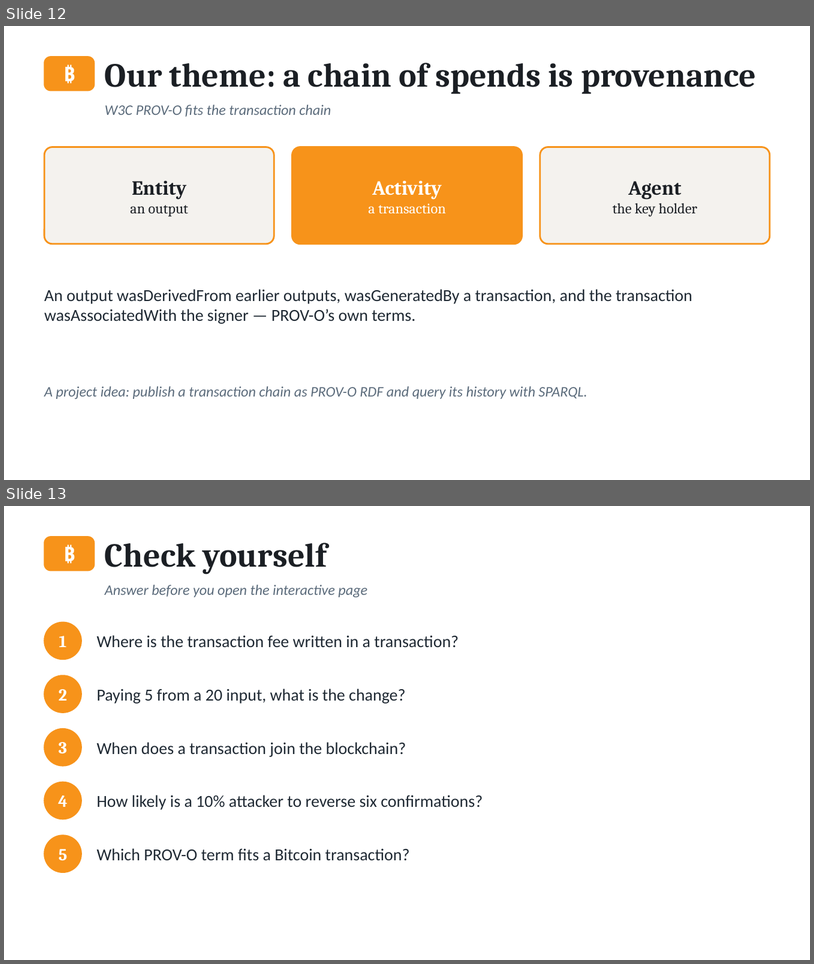
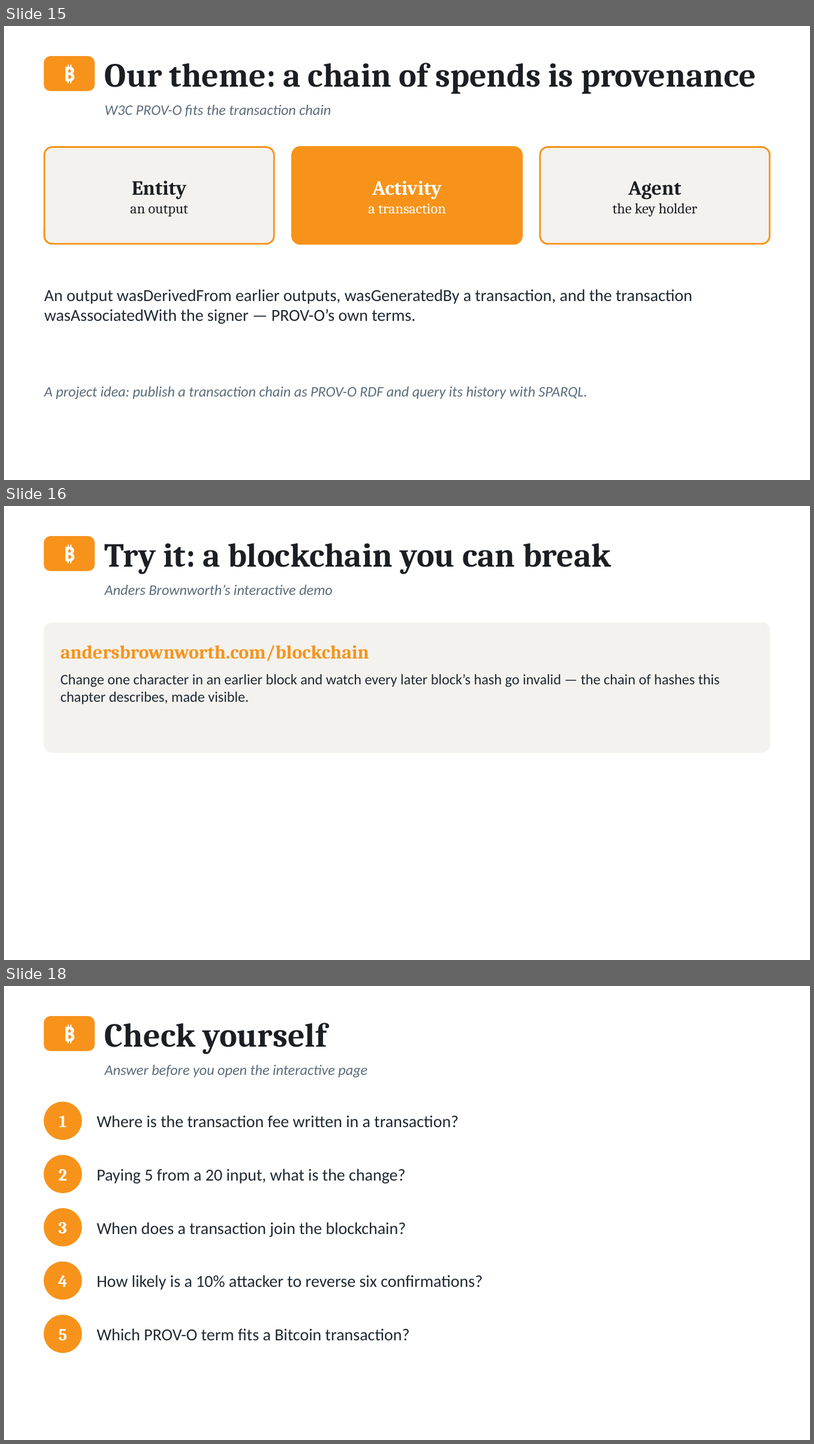
Before and after one commit to altunelyusuf/SEN0401, a slide deck: 03-materials/ch02/SEN0401_Ch02_HowBitcoinWorks_3e.pptx. Shown one above the other, each under a label of ours: slides 12 and 13 before the commit, slides 15, 16 and 18 after it; the slides between them are not shown. The pictures are 814x964 and 814x1444 pixels, drawn with LibreOffice and Linux fonts; fonts in the diff are those of the drawing. Boxes give left, top, right and bottom in pixels: in the first picture for what was removed or moved away, otherwise in the second. Text is boxed around its words. In the diff, an @@ line names an element or a change of style, - is before the commit and + after.

```diff
--- a/03-materials/ch02/SEN0401_Ch02_HowBitcoinWorks_3e.pptx
+++ b/03-materials/ch02/SEN0401_Ch02_HowBitcoinWorks_3e.pptx
@@ slide 16 added at box(4, 506, 810, 960), background #FFFFFF @@
@@ rounded rectangle added at box(44, 537, 95, 571), fill #F7931A, outline #F7931A 1 pt @@
@@ text added at box(44, 537, 95, 571), 18 pt, text #FFFFFF, bold @@
+₿
@@ text added at box(105, 543, 611, 574), 30 pt, text #1B1F24, bold @@
+Try it: a blockchain you can break
@@ text added at box(105, 585, 333, 595), 13 pt, text #5B6B7B, italic @@
+Anders Brownworth’s interactive demo
@@ rounded rectangle added at box(44, 623, 770, 752), fill #F4F2EE, outline #F4F2EE 1 pt @@
@@ text added at box(60, 645, 369, 661), 17 pt, text #F7931A, bold @@
+andersbrownworth.com/blockchain
@@ text added at box(60, 674, 720, 704), 13 pt, text #1F2933 @@
+Change one character in an earlier block and watch every later block’s hash go invalid — the chain of hashes this chapter describes, made visible.
@@ what was slide 12 is now slide 15 @@
@@ what was slide 13 is now slide 18 @@
```
Also in this commit, not shown: 1 slide changed, 4 other slides added, 31 other files.
